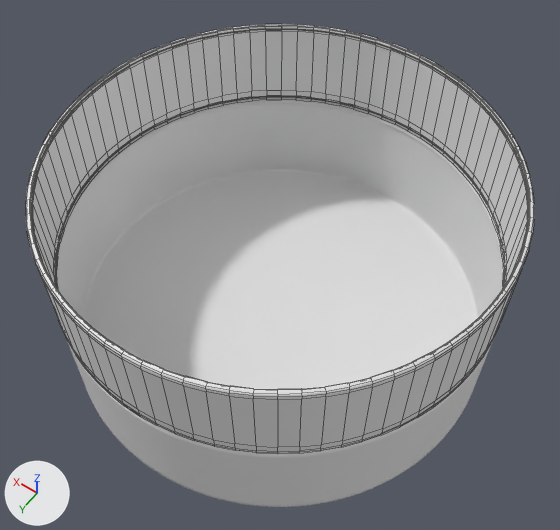
An edit to the FBX model Assets/BESQAB_Vol.1_HDRP_VR/3D MODELS/Bathroom_Ceiling_Lamp/Bathroom_Ceiling_Lamp.fbx, drawn before and after from the same camera.
Before and after are seen from a camera (50 mm lens) standing at (-0.128, 0.18, 0.272) and looking at (-0.003, 0.004, -0.004). Every picture has the same lights, and +X, +Y and +Z are marked at lower left. Mesh edges are drawn as thin lines on the coarser meshes. Where no turn or scale is listed for an object, it has been applied to the vertices.

Names of what the first picture shows: 'Lamp_Metal', 'Lamp_Plastic'.
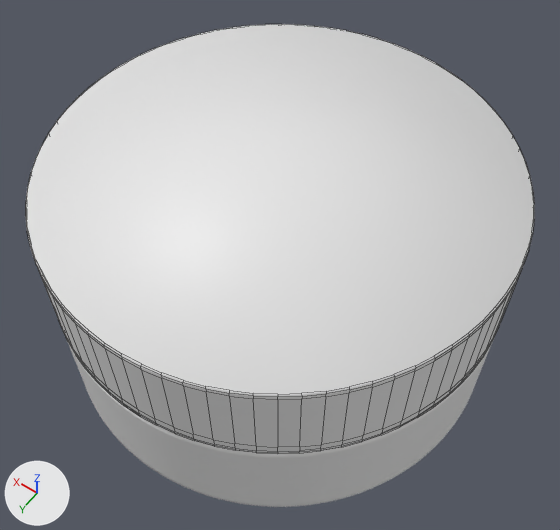
Commit message: Made some improvements in the bathroom

Changed parts and their boxes [x1, y1, x2, y2] in the pictures (560 x 530 px):
```json
{"part": 1, "of": "me_lamp_metal", "change": "deleted", "before": [26, 24, 534, 394]}
{"object": "Lamp_Plastic", "change": "unchanged, covered by the edit", "before": [57, 100, 503, 507], "after": [65, 336, 495, 507]}
```

The change, as JSON lines over the scene's bpy script:
```json
{"block": "me_lamp_metal", "where": "# used by ob_lamp_metal; location = (0.0, 0.0, 0.0)"}
{"op": "remove", "block": "me_lamp_metal", "code": "me_lamp_metal.from_pydata(...)  # 1950 vertices, 1892 faces; spans x -0.1..0.1, y -0.1..0.1, z 0.005..0.05"}
{"op": "add", "block": "me_lamp_metal", "code": "me_lamp_metal.from_pydata(...)  # 640 vertices, 563 faces; spans x -0.1..0.1, y -0.1..0.1, z 0.005..0.049"}
{"block": "me_lamp_metal", "change": "me_lamp_metal part 1: 1310 vertices removed from x -0.098..0.098, y -0.098..0.098, z 0.006..0.05"}
```
